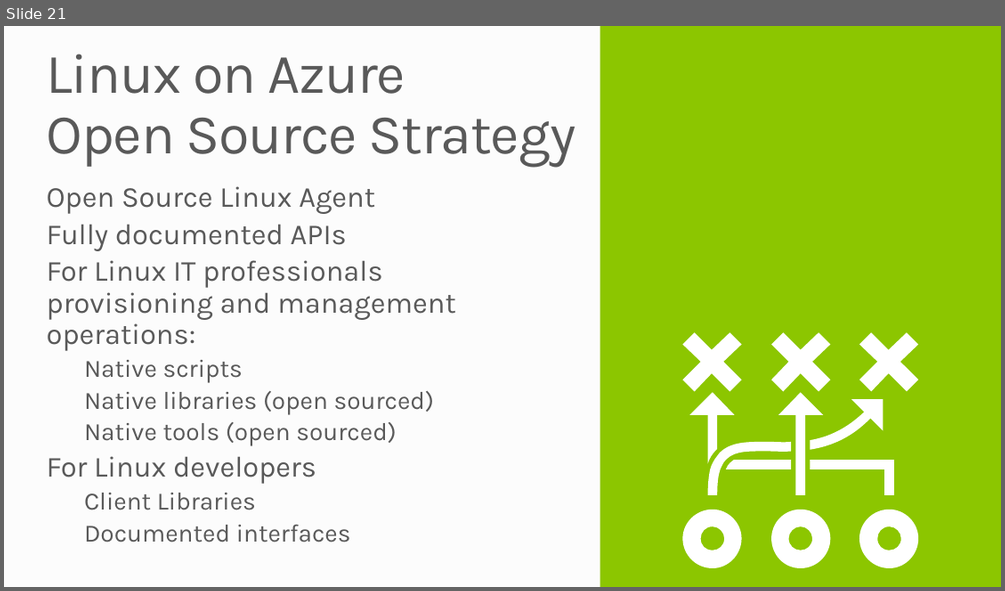
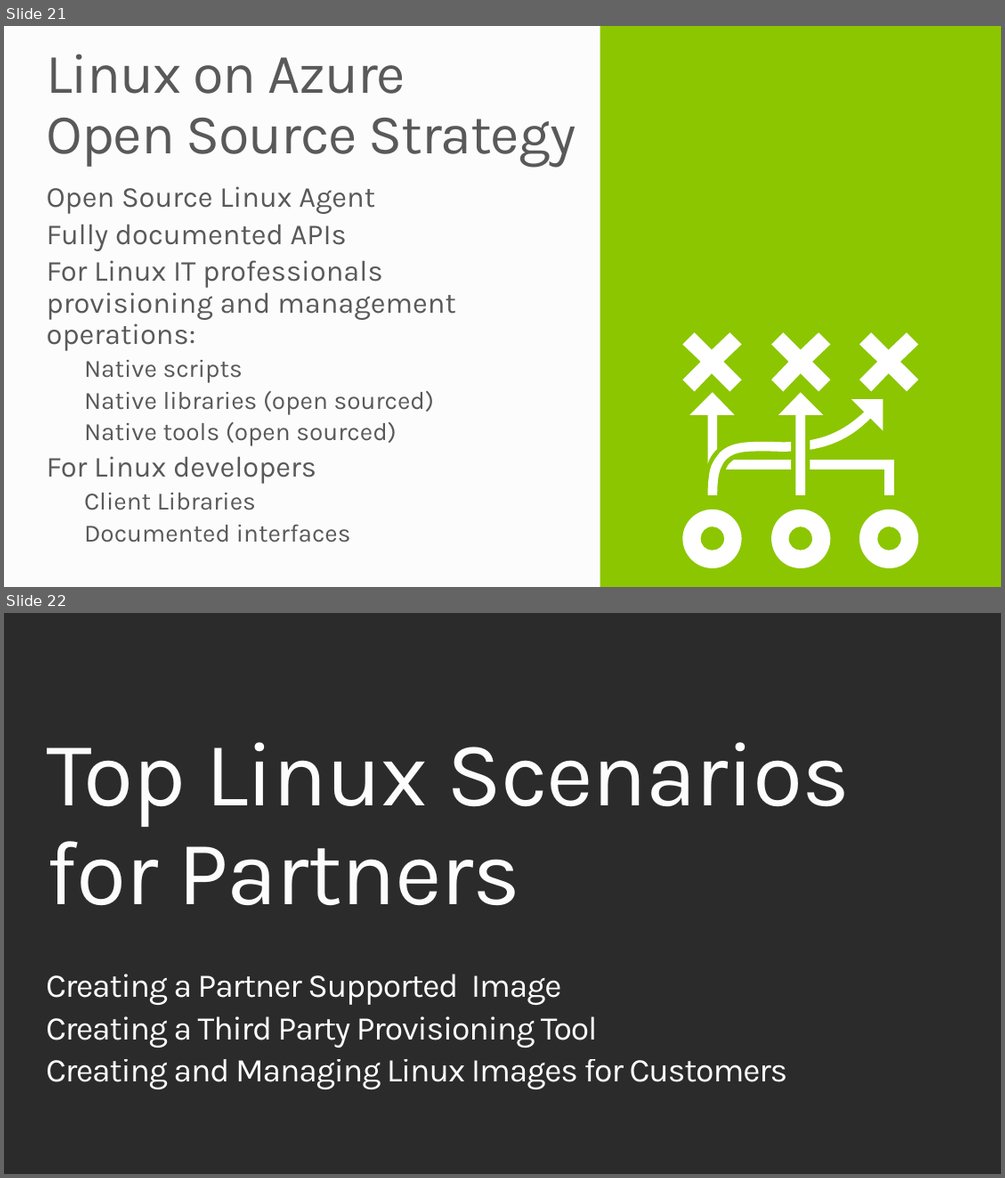
Before and after one commit to mwasham/WATK-Presentations, a slide deck: LinuxVirtualMachines/LinuxVirtualMachines.pptx. Shown one above the other, each under a label of ours: slide 21 before the commit, slides 21 and 22 after it. The pictures are 1005x591 and 1005x1178 pixels, drawn with LibreOffice and Linux fonts; fonts in the diff are those of the drawing; background and template pictures are left out; a plain dark background stands for a picture behind light text. Boxes give left, top, right and bottom in pixels: in the first picture for what was removed or moved away, otherwise in the second. Text is boxed around its words. In the diff, an @@ line names an element or a change of style, - is before the commit and + after.

Commit message:
updated linux ppt

```diff
--- a/LinuxVirtualMachines/LinuxVirtualMachines.pptx
+++ b/LinuxVirtualMachines/LinuxVirtualMachines.pptx
@@ slide 22 added at <box>4,613,1001,1174</box>, background picture (left out) @@
@@ text added at <box>47,742,850,906</box>, 88 pt, text #FFFFFF @@
+Top Linux Scenarios
+for Partners
@@ text added at <box>46,973,788,1089</box>, 32 pt, text #FFFFFF @@
+Creating a Partner Supported Image
+Creating a Third Party Provisioning Tool
+Creating and Managing Linux Images for Customers
```
Also in this commit, not shown: 3 slides changed, 6 other slides added.
